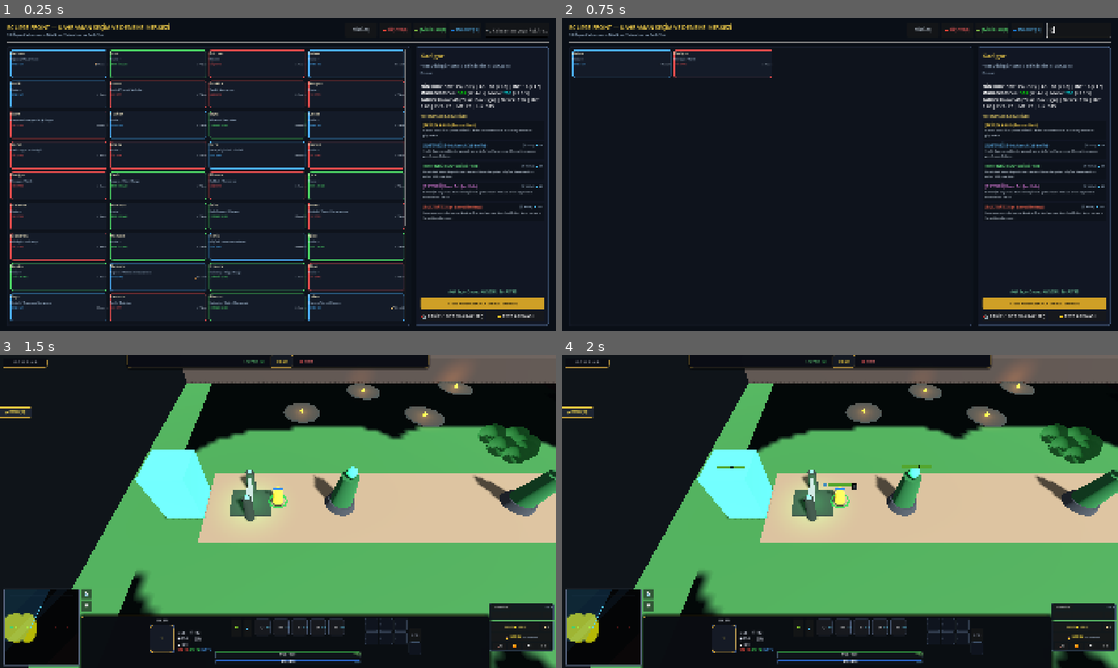
Above: before the commit, frames 1-4 (two rows, left to right).
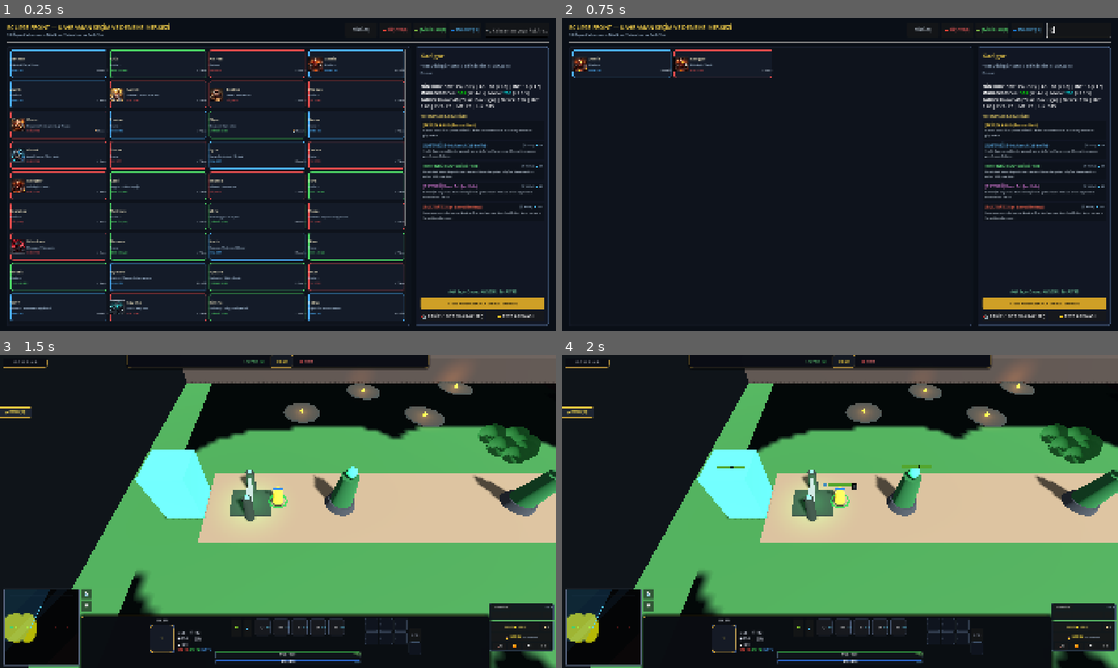
Above: after the commit, the same moments.

Repository: atalhatulu/eclipse-moba
Game: Godot game, scene res://scenes/ui/hero_selection_screen.tscn
Two runs of this game, one before a commit and one after it. Both use one fixed random seed, a clock stepped at 60 frames per second and the inputs below. This scene is started directly instead of the project's main scene.
Inputs (mouse positions are in pixels of both pictures, inside the frame that each line leads up to):
- Up to frame 1 (0.25 s): no input
- Up to frame 2 (0.75 s): click (1079, 30) at 0.52 s; type "12" at 0.6 s
- Up to frame 3 (1.5 s): click "⚔️ BU KAHRAMANLA OYNA / DÖNÜŞ" at 1.25 s
- Up to frame 4 (2 s): no input

The runs differ from the first frame. In frame 1, 4.4% of the frame differs, in the area x 1-73%, y 10-95%; in frame 2, 0.4%; in frame 3, nothing differs; in frame 4, nothing differs.

Commit message:
Generate hero portrait batch 1 (9 STR heroes), integrate into hero selection UI and HUD

Diff:
--- a/systems/ui/dota_hud.gd
+++ b/systems/ui/dota_hud.gd
@@ -29,6 +29,7 @@
 var hero_name_label: Label = null
 var hero_level_label: Label = null
 var portrait_rect: ColorRect = null
+var hero_portrait_texture: TextureRect = null
 var primary_attr_icon: Label = null
 
 # Attributes & Stats
@@ -390,6 +391,13 @@
 	portrait_rect.set_anchors_preset(Control.PRESET_FULL_RECT)
 	portrait_rect.color = Color(0.2, 0.30, 0.48, 1.0)
 	p_container.add_child(portrait_rect)
+
+	hero_portrait_texture = TextureRect.new()
+	hero_portrait_texture.set_anchors_preset(Control.PRESET_FULL_RECT)
+	hero_portrait_texture.expand_mode = TextureRect.EXPAND_IGNORE_SIZE
+	hero_portrait_texture.stretch_mode = TextureRect.STRETCH_KEEP_ASPECT_COVERED
+	hero_portrait_texture.mouse_filter = Control.MOUSE_FILTER_IGNORE
+	p_container.add_child(hero_portrait_texture)
 
 	# Circular Level badge in bottom-left corner of portrait (info.png reference)
 	var lvl_panel = PanelContainer.new()
@@ -1108,6 +1116,18 @@
 		dota_minimap.target_hero = hero
 	if status_effect_bar != null:
 		status_effect_bar.target_hero = hero
+
+	if hero_portrait_texture != null and hero != null:
+		var p_path = "res://assets/icons/heroes/%s.png" % hero.hero_name.to_lower()
+		if ResourceLoader.exists(p_path):
+			hero_portrait_texture.texture = load(p_path)
+			hero_portrait_texture.visible = true
+			if portrait_rect != null:
+				portrait_rect.visible = false
+		else:
+			hero_portrait_texture.visible = false
+			if portrait_rect != null:
+				portrait_rect.visible = true
 
 func _bind_match_manager(p_mgr: MatchManager) -> void:
 	match_manager = p_mgr
--- a/systems/ui/hero_selection_ui.gd
+++ b/systems/ui/hero_selection_ui.gd
@@ -338,9 +338,9 @@
 	style.corner_radius_top_right = 6
 	style.corner_radius_bottom_left = 6
 	style.corner_radius_bottom_right = 6
-	style.content_margin_left = 10
+	style.content_margin_left = 8
 	style.content_margin_top = 8
-	style.content_margin_right = 10
+	style.content_margin_right = 8
 	style.content_margin_bottom = 8
 	btn.add_theme_stylebox_override("normal", style)
 
@@ -349,10 +349,27 @@
 	hover_style.border_color = Color(1.0, 0.85, 0.3)
 	btn.add_theme_stylebox_override("hover", hover_style)
 
+	var card_hbox = HBoxContainer.new()
+	card_hbox.set_anchors_preset(PRESET_FULL_RECT)
+	card_hbox.add_theme_constant_override("separation", 8)
+	card_hbox.mouse_filter = MOUSE_FILTER_IGNORE
+	btn.add_child(card_hbox)
+
+	var icon_path = "res://assets/icons/heroes/%s.png" % def.hero_id.to_lower()
+	if ResourceLoader.exists(icon_path):
+		var p_rect = TextureRect.new()
+		p_rect.custom_minimum_size = Vector2(50, 50)
+		p_rect.expand_mode = TextureRect.EXPAND_IGNORE_SIZE
+		p_rect.stretch_mode = TextureRect.STRETCH_KEEP_ASPECT_CENTERED
+		p_rect.texture = load(icon_path)
+		p_rect.mouse_filter = MOUSE_FILTER_IGNORE
+		card_hbox.add_child(p_rect)
+
 	var card_vbox = VBoxContainer.new()
-	card_vbox.set_anchors_preset(PRESET_FULL_RECT)
+	card_vbox.size_flags_horizontal = SIZE_EXPAND_FILL
+	card_vbox.alignment = BoxContainer.ALIGNMENT_CENTER
 	card_vbox.mouse_filter = MOUSE_FILTER_IGNORE
-	btn.add_child(card_vbox)
+	card_hbox.add_child(card_vbox)
 
 	var name_lbl = Label.new()
 	name_lbl.text = def.hero_name
Binary file added: assets/icons/heroes/auron.png
Not shown, added: assets/icons/heroes/auron.png.import
Binary file added: assets/icons/heroes/brakka.png
Not shown, added: assets/icons/heroes/brakka.png.import
Binary file added: assets/icons/heroes/durn.png
Not shown, added: assets/icons/heroes/durn.png.import
Binary file added: assets/icons/heroes/gorak.png
Not shown, added: assets/icons/heroes/gorak.png.import
Binary file added: assets/icons/heroes/kaelgor.png
Not shown, added: assets/icons/heroes/kaelgor.png.import
Binary file added: assets/icons/heroes/mordren.png
Not shown, added: assets/icons/heroes/mordren.png.import
(and 8 more such lines)
